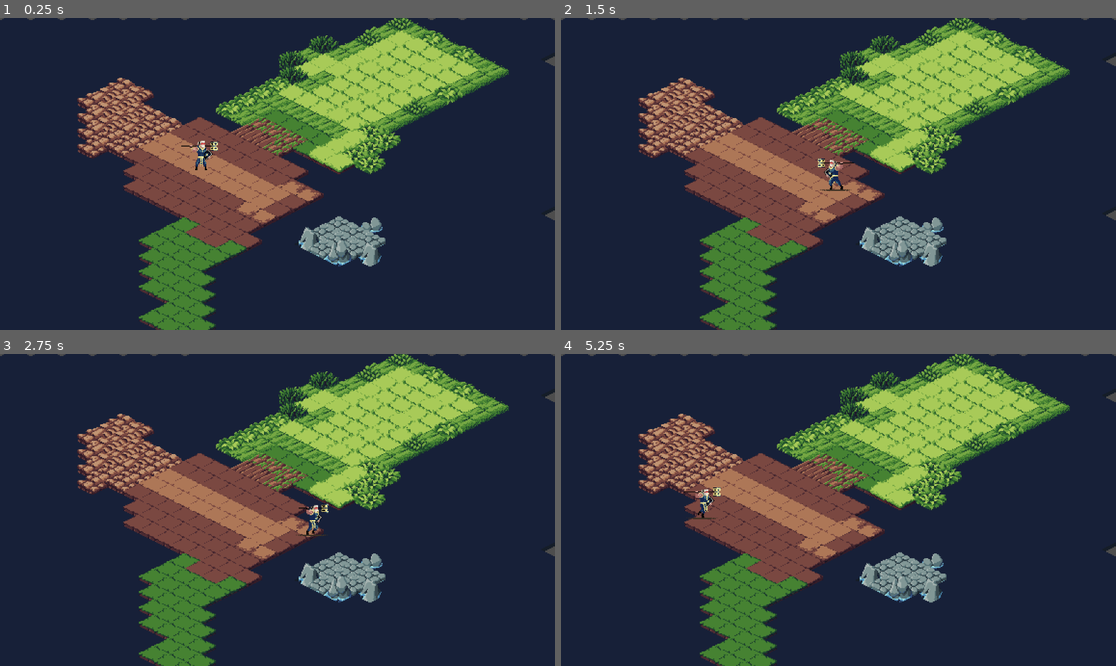
Above: before the commit, frames 1-4 (two rows, left to right).
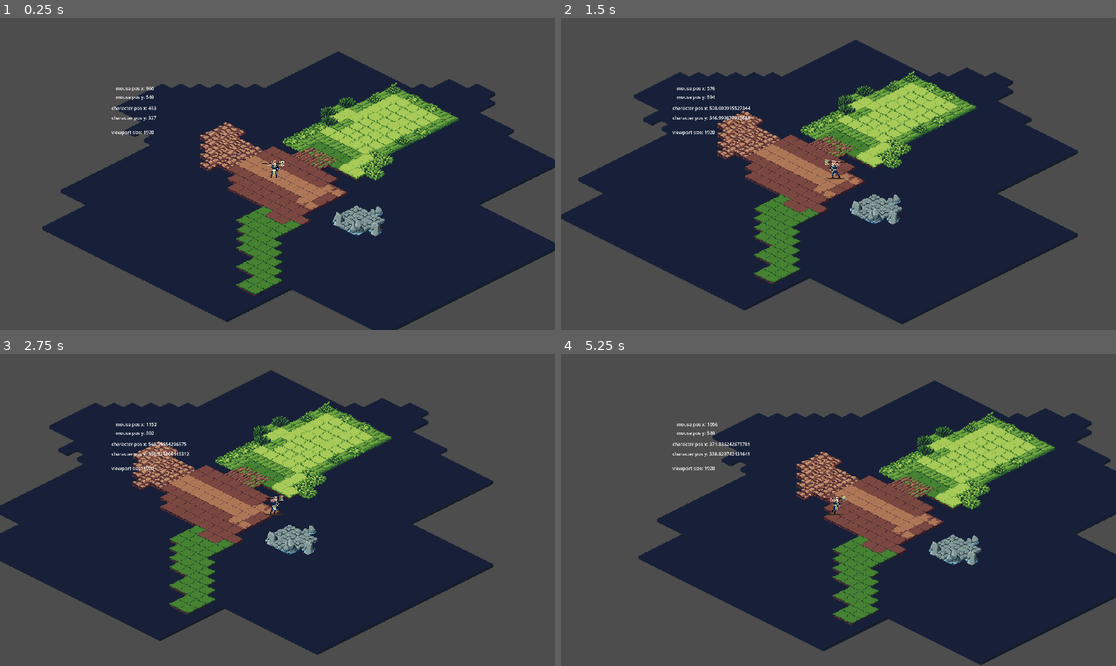
Above: after the commit, the same moments.

Repository: MrNaimi/Holy_paladin
Game: Godot game, scene res://isometric_tilemap.tscn
The game is run twice, just before and just after one commit, with the same random seed, the same clock (stepped at 60 frames per second) and the same inputs.
Inputs (mouse positions are in pixels of both pictures, inside the frame that each line leads up to):
- Up to frame 1 (0.25 s): no input
- Up to frame 2 (1.5 s): tap Enter at 0.5 s; move the mouse to (960, 158) at 0.52 s; press the mouse at (960, 158) at 0.53 s; hold D (move_right) 0.53-1.28 s; right-click (960, 158) at 0.8 s; move the mouse to (727, 189) at 1.27 s; release the mouse at (727, 189) at 1.28 s; hold S (move_down) from 1.28 s (still down); right-click (727, 189) at 1.35 s
- Up to frame 3 (2.75 s): click (166, 525) at 1.55 s; move the mouse to (333, 441) at 2.02 s; release S (move_down) at 2.03 s; press the mouse at (333, 441) at 2.03 s; hold D (move_right) from 2.03 s (still down); right-click (333, 441) at 2.3 s
- Up to frame 4 (5.25 s): move the mouse to (810, 572) at 2.77 s; release D (move_right) at 2.78 s; release the mouse at (810, 572) at 2.78 s; hold W (move_up) 2.78-3.53 s; right-click (810, 572) at 2.85 s; click (810, 572) at 3.05 s; move the mouse to (1005, 556) at 3.52 s; press the mouse at (1005, 556) at 3.53 s; hold A (move_left) 3.53-5.03 s; right-click (1005, 556) at 3.8 s; move the mouse to (672, 463) at 4.27 s; release the mouse at (672, 463) at 4.28 s; right-click (672, 463) at 4.35 s; click (672, 463) at 4.55 s; move the mouse to (866, 510) at 5.02 s; press the mouse at (866, 510) at 5.03 s; hold S (move_down) from 5.03 s (still down)

The runs differ from the first frame. In frame 1, 71% of the frame differs, in the area x 0-100%, y 0-100%; in frame 2, 69%; in frame 3, 68%; in frame 4, 74%.

Commit message:
vähän kooditestailua
kooditestailua

Diff:
--- a/holy_paladin/character_body_2d.gd
+++ b/holy_paladin/character_body_2d.gd
@@ -1,4 +1,6 @@
 extends CharacterBody2D
+@onready var animation_hitbox: AnimationPlayer = $Area2D/animation_hitbox
+@onready var animated_sprite_2d: AnimatedSprite2D = $AnimatedSprite2D
 
 
 const SPEED = 100.0
@@ -24,18 +26,21 @@
 #checkaa mouse inputin kun right-clickaa. toistaa atm vaan animaation kerran
 func _input(event):
 	if event.is_action_pressed("heavy_attack"):
-		if get_global_mouse_position().x >= position.x:
+		if get_viewport().get_mouse_position().x >= get_viewport().size.x/2:
 			$AnimatedSprite2D.flip_h = false;
 		else:
 			$AnimatedSprite2D.flip_h = true;
 		get_node("AnimatedSprite2D").play("heavy_attack")
 	if event.is_action_pressed("attack"):
-		if get_global_mouse_position().x >= position.x:
+		if get_viewport().get_mouse_position().x >= get_viewport().size.x/2:
 			$AnimatedSprite2D.flip_h = false;
 		else:
 			$AnimatedSprite2D.flip_h = true;
 		get_node("AnimatedSprite2D").play("attack")
-
+		if !$AnimatedSprite2D.flip_h and animated_sprite_2d.is_playing() and animated_sprite_2d.animation == "attack":
+			animation_hitbox.play("light_attack")
+		if $AnimatedSprite2D.flip_h and animated_sprite_2d.is_playing() and animated_sprite_2d.animation == "attack":
+			animation_hitbox.play("light_attack_flip")
 
 func _physics_process(delta: float) -> void:
 	get_input()
--- /dev/null
+++ b/holy_paladin/control.gd
@@ -0,0 +1,22 @@
+extends Control
+@onready var x: Label = $x
+@onready var y: Label = $y
+@onready var character_x: Label = $character_x
+@onready var character_y: Label = $character_y
+@onready var viewportsize: Label = $viewportsize
+
+@onready var character_body_2d: CharacterBody2D = $"../.."
+
+
+# Called when the node enters the scene tree for the first time.
+func _ready() -> void:
+	pass # Replace with function body.
+
+
+# Called every frame. 'delta' is the elapsed time since the previous frame.
+func _process(delta: float) -> void:
+	x.text ="mouse pos x: "+str(get_viewport().get_mouse_position().x)
+	y.text ="mouse pos y: "+str(get_viewport().get_mouse_position().y)
+	character_x.text = "character pos x: "+str(character_body_2d.position.x)
+	character_y.text = "character pos y: "+str(character_body_2d.position.y)
+	viewportsize.text = "viewport size: "+str(get_viewport().size.x)
--- a/holy_paladin/isometric_tilemap.tscn
+++ b/holy_paladin/isometric_tilemap.tscn
@@ -8,6 +8,7 @@
 [ext_resource type="Texture2D" uid="uid://bxfk1gv7fbaw2" path="res://assets/main_char/spr_PaladinIdle_strip27.png" id="4_pj6hb"]
 [ext_resource type="Script" path="res://character_body_2d.gd" id="4_q412t"]
 [ext_resource type="Texture2D" uid="uid://dojx84yiktyc4" path="res://assets/main_char/spr_PaladinJump_strip13.png" id="5_2fvgk"]
+[ext_resource type="Script" path="res://control.gd" id="9_y8c2n"]
 
 [sub_resource type="TileSetAtlasSource" id="TileSetAtlasSource_fsmtb"]
 texture = ExtResource("1_hhoqc")
@@ -992,8 +993,100 @@
 "speed": 10.0
 }]
 
+[sub_resource type="CapsuleShape2D" id="CapsuleShape2D_wcxqg"]
+radius = 3.55762
+height = 11.8588
+
+[sub_resource type="Animation" id="Animation_ftldj"]
+length = 0.001
+tracks/0/type = "value"
+tracks/0/imported = false
+tracks/0/enabled = true
+tracks/0/path = NodePath("CharacterBody2D/Area2D/CollisionShape2D:position")
+tracks/0/interp = 1
+tracks/0/loop_wrap = true
+tracks/0/keys = {
+"times": PackedFloat32Array(0),
+"transitions": PackedFloat32Array(1),
+"update": 0,
+"values": [Vector2(-26.0892, -41.5055)]
+}
+tracks/1/type = "value"
+tracks/1/imported = false
+tracks/1/enabled = true
+tracks/1/path = NodePath("CharacterBody2D/Area2D/CollisionShape2D:disabled")
+tracks/1/interp = 1
+tracks/1/loop_wrap = true
+tracks/1/keys = {
+"times": PackedFloat32Array(0),
+"transitions": PackedFloat32Array(1),
+"update": 1,
+"values": [false]
+}
+
+[sub_resource type="Animation" id="Animation_qs5bw"]
+resource_name = "light_attack"
+tracks/0/type = "value"
+tracks/0/imported = false
+tracks/0/enabled = true
+tracks/0/path = NodePath("CharacterBody2D/Area2D/CollisionShape2D:position")
+tracks/0/interp = 1
+tracks/0/loop_wrap = true
+tracks/0/keys = {
+"times": PackedFloat32Array(0, 0.1, 0.2, 0.333333, 0.533333, 1),
+"transitions": PackedFloat32Array(1, 1, 1, 1, 1, 1),
+"update": 0,
+"values": [Vector2(-26.0892, -41.5055), Vector2(-17.7881, -45.0631), Vector2(14.2305, -37.9479), Vector2(33.2044, -7.11523), Vector2(33.2044, -7.11523), Vector2(-17.7881, -45.0631)]
+}
+tracks/1/type = "value"
+tracks/1/imported = false
+tracks/1/enabled = true
+tracks/1/path = NodePath("CharacterBody2D/Area2D/CollisionShape2D:disabled")
+tracks/1/interp = 1
+tracks/1/loop_wrap = true
+tracks/1/keys = {
+"times": PackedFloat32Array(0, 0.533333),
+"transitions": PackedFloat32Array(1, 1),
+"update": 1,
+"values": [false, true]
+}
+
+[sub_resource type="Animation" id="Animation_rormp"]
+resource_name = "light_attack_flip"
+tracks/0/type = "value"
+tracks/0/imported = false
+tracks/0/enabled = true
+tracks/0/path = NodePath("CharacterBody2D/Area2D/CollisionShape2D:position")
+tracks/0/interp = 1
+tracks/0/loop_wrap = true
+tracks/0/keys = {
+"times": PackedFloat32Array(0, 0.1, 0.2, 0.333333, 0.533333, 1),
+"transitions": PackedFloat32Array(1, 1, 1, 1, 1, 1),
+"update": 0,
+"values": [Vector2(26.089, -41.506), Vector2(17.788, -45.063), Vector2(-14.23, -37.948), Vector2(-33.204, -7.115), Vector2(-33.204, -7.115), Vector2(17.788, -45.063)]
+}
+tracks/1/type = "value"
+tracks/1/imported = false
+tracks/1/enabled = true
+tracks/1/path = NodePath("CharacterBody2D/Area2D/CollisionShape2D:disabled")
+tracks/1/interp = 1
+tracks/1/loop_wrap = true
+tracks/1/keys = {
+"times": PackedFloat32Array(0, 0.533333),
+"transitions": PackedFloat32Array(1, 1),
+"update": 1,
+"values": [false, true]
+}
+
+[sub_resource type="AnimationLibrary" id="AnimationLibrary_6js1d"]
+_data = {
+"RESET": SubResource("Animation_ftldj"),
+"light_attack": SubResource("Animation_qs5bw"),
+"light_attack_flip": SubResource("Animation_rormp")
+}
+
 [node name="Node2D" type="TileMapLayer"]
-position = Vector2(-27, -7)
+position = Vector2(-283, 134)
 tile_map_data = PackedByteArray("AAAeAAAACwAIAAIAAAAeAAEACwAIAAIAAAAeAAIACwAIAAIAAAAeAAMACwAGAAgAAQAeAAQACwADAAAAAAAeAA …(16896 unchanged characters)…
 tile_set = SubResource("TileSet_df3ou")
 
@@ -1005,16 +1098,75 @@
 [node name="CollisionShape2D" type="CollisionShape2D" parent="CharacterBody2D"]
 position = Vector2(0, -5.3364)
 rotation = 0.785398
-scale = Vector2(1, 1)
 shape = SubResource("RectangleShape2D_xopwu")
 
 [node name="AnimatedSprite2D" type="AnimatedSprite2D" parent="CharacterBody2D"]
 sprite_frames = SubResource("SpriteFrames_5bppo")
 animation = &"attack"
 autoplay = "idle"
+frame = 4
+frame_progress = 0.127929
 script = ExtResource("3_jjgjb")
 
-[node name="Camera2D" type="Camera2D" parent="."]
-position = Vector2(512, 331)
-scale = Vector2(0.5, 0.5)
+[node name="Area2D" type="Area2D" parent="CharacterBody2D"]
+
+[node name="CollisionShape2D" type="CollisionShape2D" parent="CharacterBody2D/Area2D"]
+position = Vector2(-26.0892, -41.5055)
+shape = SubResource("CapsuleShape2D_wcxqg")
+
+[node name="animation_hitbox" type="AnimationPlayer" parent="CharacterBody2D/Area2D"]
+root_node = NodePath("../../..")
+libraries = {
+"": SubResource("AnimationLibrary_6js1d")
+}
+
+[node name="Camera2D" type="Camera2D" parent="CharacterBody2D"]
+position = Vector2(7.11524, -8.30109)
+scale = Vector2(0.592936, 0.592936)
 zoom = Vector2(2, 2)
+
+[node name="Control" type="Control" parent="CharacterBody2D/Camera2D"]
+layout_mode = 3
+anchors_preset = 0
+offset_left = -574.0
+offset_top = -322.0
+offset_right = -534.0
+offset_bottom = -282.0
+script = ExtResource("9_y8c2n")
+
+[node name="x" type="Label" parent="CharacterBody2D/Camera2D/Control"]
+layout_mode = 0
+offset_left = 14.0
+offset_top = 14.0
+offset_right = 55.0
+offset_bottom = 37.0
+text = "x"
+
+[node name="y" type="Label" parent="CharacterBody2D/Camera2D/Control"]
+layout_mode = 0
+offset_left = 14.0
+offset_top = 44.0
+offset_right = 55.0
+offset_bottom = 67.0
+text = "y"
+
+[node name="character_x" type="Label" parent="CharacterBody2D/Camera2D/Control"]
+layout_mode = 0
+offset_top = 82.0
+offset_right = 90.0
+offset_bottom = 105.0
+text = "character_x"
+
+[node name="character_y" type="Label" parent="CharacterBody2D/Camera2D/Control"]
+layout_mode = 0
+offset_top = 116.0
+offset_right = 90.0
+offset_bottom = 139.0
+text = "character_x"
+
+[node name="viewportsize" type="Label" parent="CharacterBody2D/Camera2D/Control"]
+layout_mode = 0
+offset_top = 166.0
+offset_right = 90.0
+offset_bottom = 189.0
+text = "sss"
--- a/holy_paladin/project.godot
+++ b/holy_paladin/project.godot
@@ -14,6 +14,12 @@
 run/main_scene="res://isometric_tilemap.tscn"
 config/features=PackedStringArray("4.3", "Forward Plus")
 config/icon="res://icon.svg"
+
+[display]
+
+window/size/viewport_width=1920
+window/size/viewport_height=1080
+window/size/resizable=false
 
 [input]
 
Not shown: 1 places in holy_paladin/isometric_tilemap.tscn that only renumber resources
